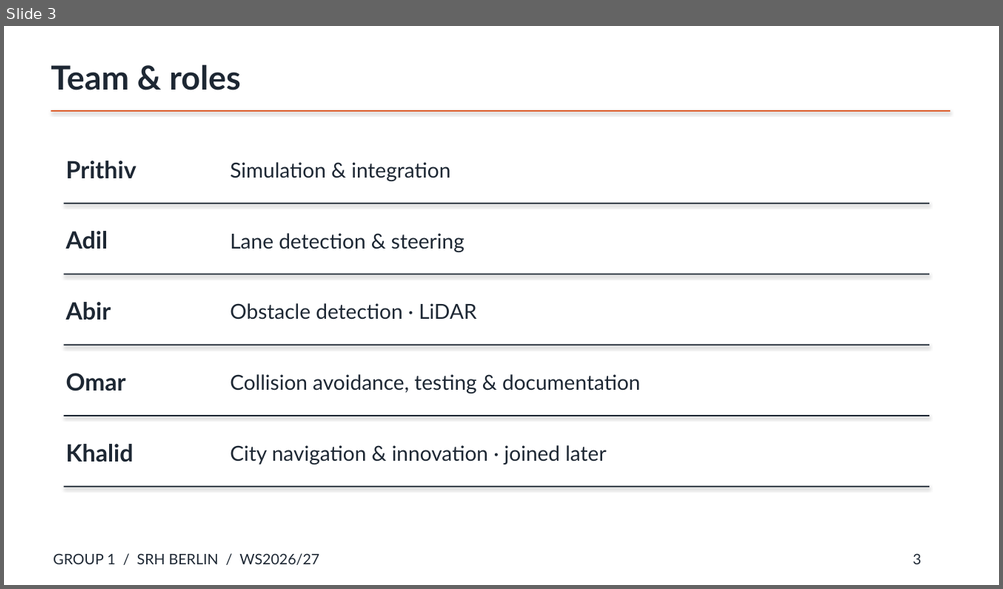
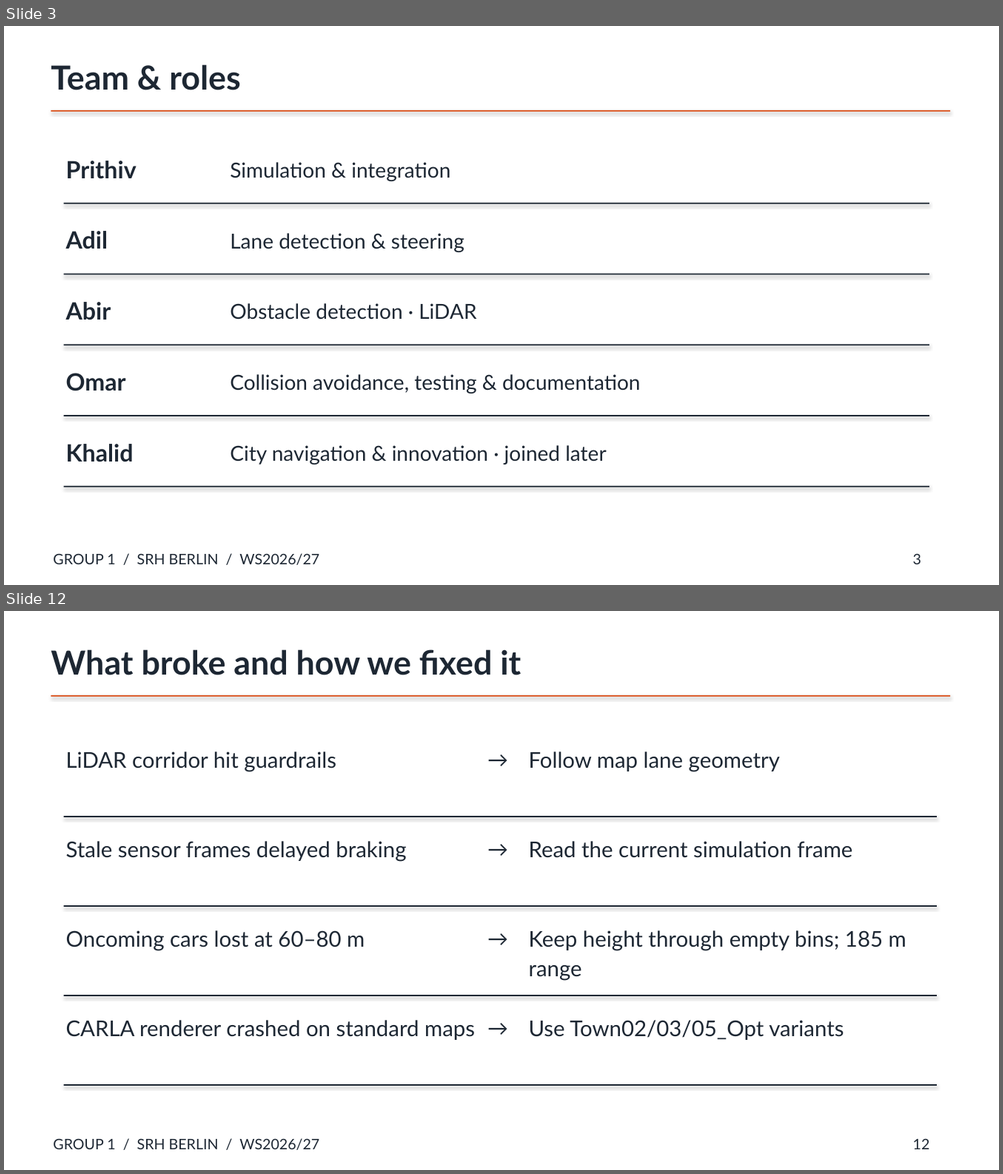
Before and after one commit to auto-m8te/carla-av-group1, a slide deck: report/Group1_Presentation.pptx. Shown one above the other, each under a label of ours: slide 3 before the commit, slides 3 and 12 after it; the slides between them are not shown. The pictures are 1003x589 and 1003x1174 pixels, drawn with LibreOffice and Linux fonts; fonts in the diff are those of the drawing. Boxes give left, top, right and bottom in pixels: in the first picture for what was removed or moved away, otherwise in the second. Text is boxed around its words. In the diff, an @@ line names an element or a change of style, - is before the commit and + after.

```diff
--- a/report/Group1_Presentation.pptx
+++ b/report/Group1_Presentation.pptx
@@ slide 12 added at (4, 611, 999, 1170), background #FFFFFF @@
@@ text added at (51, 649, 521, 675), 32 pt, text #1D2733, bold @@
+What broke and how we fixed it
@@ rectangle added at (51, 695, 950, 697), fill #D9480F @@
@@ text added at (485, 741, 519, 786), 20 pt, text #1D2733 @@
+→
@@ text added at (66, 752, 336, 772), 21 pt, text #1D2733 @@
+LiDAR corridor hit guardrails
@@ text added at (529, 752, 780, 772), 21 pt, text #1D2733 @@
+Follow map lane geometry
@@ rectangle added at (64, 816, 936, 817), fill #1D2733 @@
@@ text added at (485, 831, 519, 876), 20 pt, text #1D2733 @@
+→
@@ text added at (66, 841, 406, 862), 21 pt, text #1D2733 @@
+Stale sensor frames delayed braking
@@ text added at (529, 841, 852, 858), 21 pt, text #1D2733 @@
+Read the current simulation frame
@@ rectangle added at (64, 906, 936, 907), fill #1D2733 @@
@@ text added at (485, 920, 519, 965), 20 pt, text #1D2733 @@
+→
@@ text added at (66, 931, 364, 951), 21 pt, text #1D2733 @@
+Oncoming cars lost at 60–80 m
@@ text added at (529, 931, 906, 980), 21 pt, text #1D2733 @@
+Keep height through empty bins; 185 m range
@@ rectangle added at (64, 995, 936, 997), fill #1D2733 @@
@@ text added at (485, 1010, 519, 1055), 20 pt, text #1D2733 @@
+→
@@ text added at (66, 1020, 475, 1040), 21 pt, text #1D2733 @@
+CARLA renderer crashed on standard maps
@@ text added at (529, 1020, 843, 1040), 21 pt, text #1D2733 @@
+Use Town02/03/05_Opt variants
@@ rectangle added at (64, 1085, 936, 1086), fill #1D2733 @@
@@ text added at (53, 1139, 319, 1150), 14 pt, text #1D2733 @@
+GROUP 1 / SRH BERLIN / WS2026/27
@@ text added at (913, 1139, 930, 1150), 14 pt, text #1D2733 @@
+12
```
Also in this commit, not shown: 4 slides changed, 6 other slides added, 5 slides removed, 16 other files.
